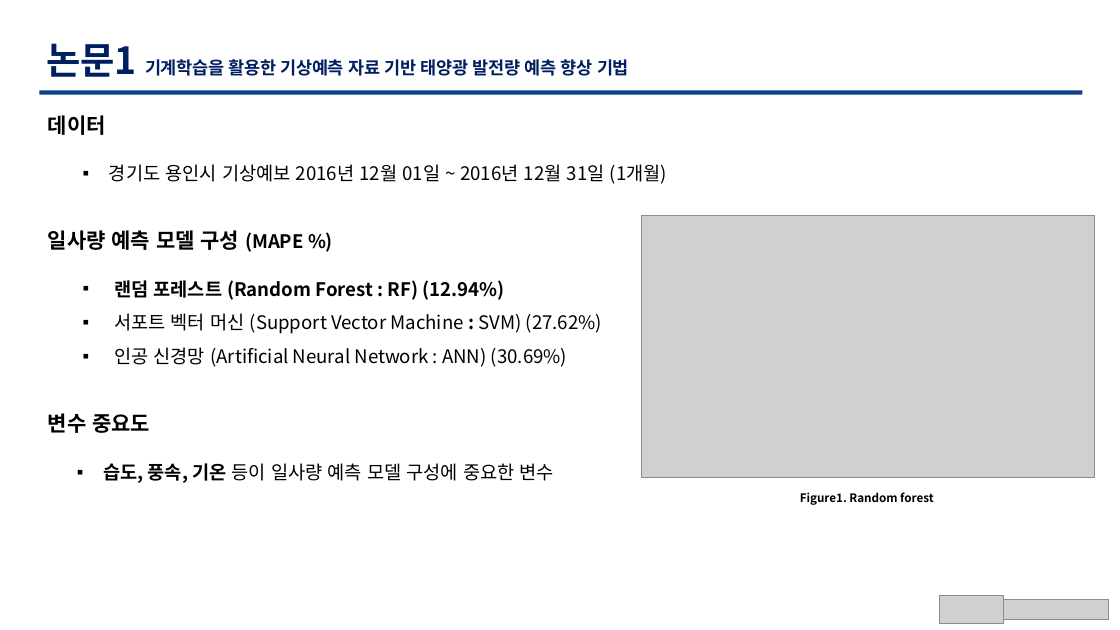
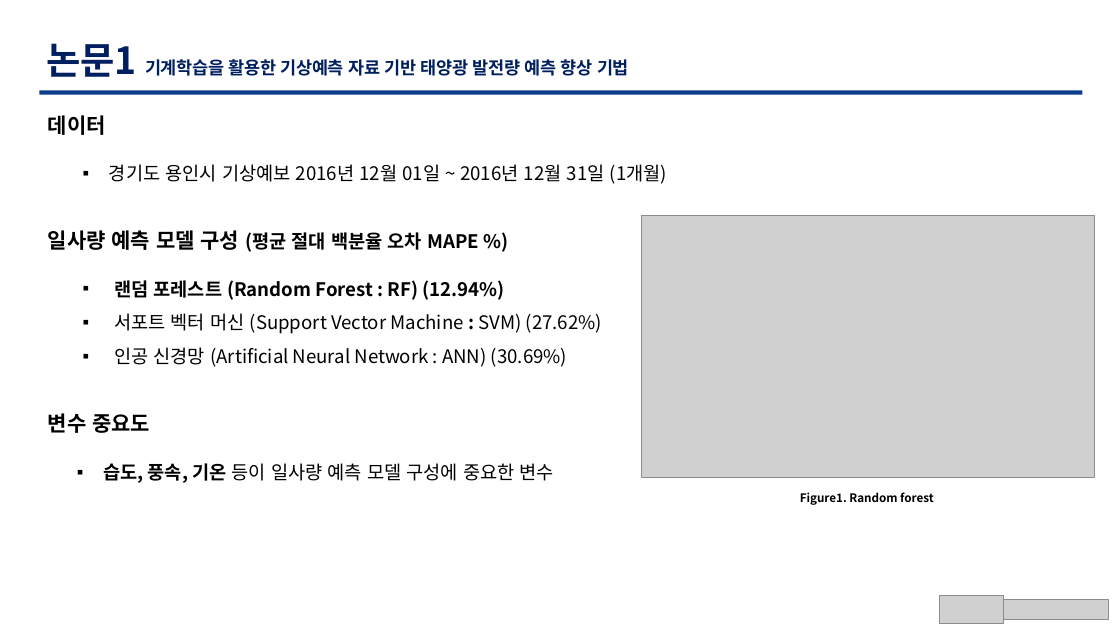
Before and after one commit to TaegyuHan/Solar_radiation_prediction_model, a slide deck: slide 9 of KICS_PT/[KICS] 동향 poster.pptx. Drawn at 1120x630 pixels with LibreOffice and Linux fonts; fonts in the diff are those of the drawing; grey boxes stand for pictures. Boxes give left, top, right and bottom in pixels: in the first picture for what was removed or moved away, otherwise in the second. Text is boxed around its words. In the diff, an @@ line names an element or a change of style, - is before the commit and + after.

```diff
--- a/KICS_PT/[KICS] 동향 poster.pptx
+++ b/KICS_PT/[KICS] 동향 poster.pptx
@@ text at <box>48,230,479,252</box>: text changed; size 18 to 16 pt @@
-일사량 예측 모델 구성 (MAPE %)
+일사량 예측 모델 구성 (평균 절대 백분율 오차 MAPE %)
```
Also in this commit, not shown: 9 other slides changed, 1 other file.
